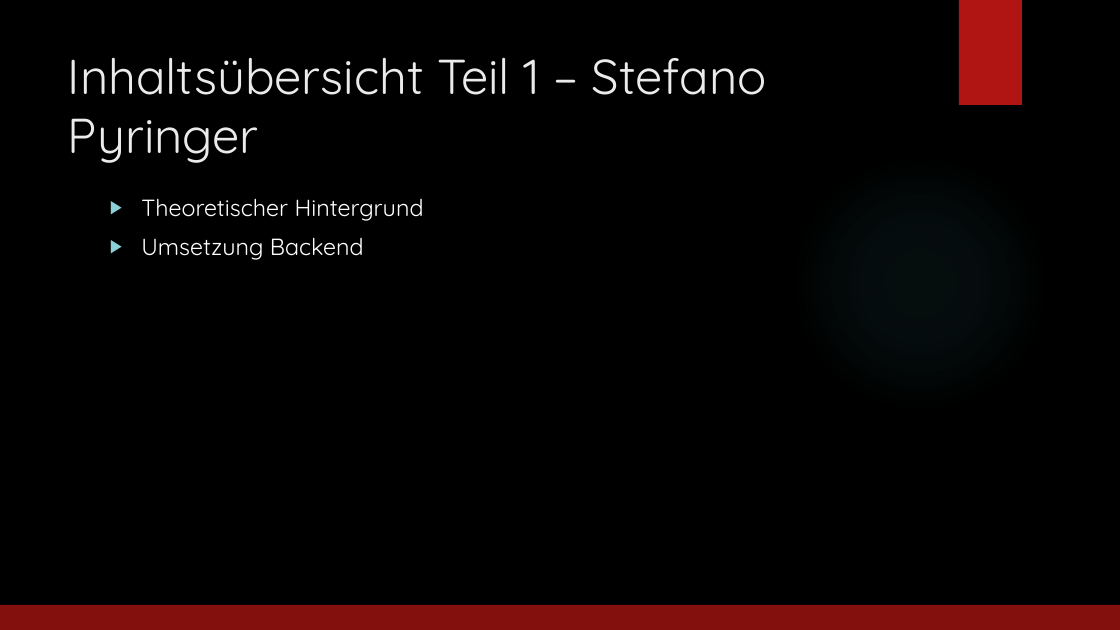
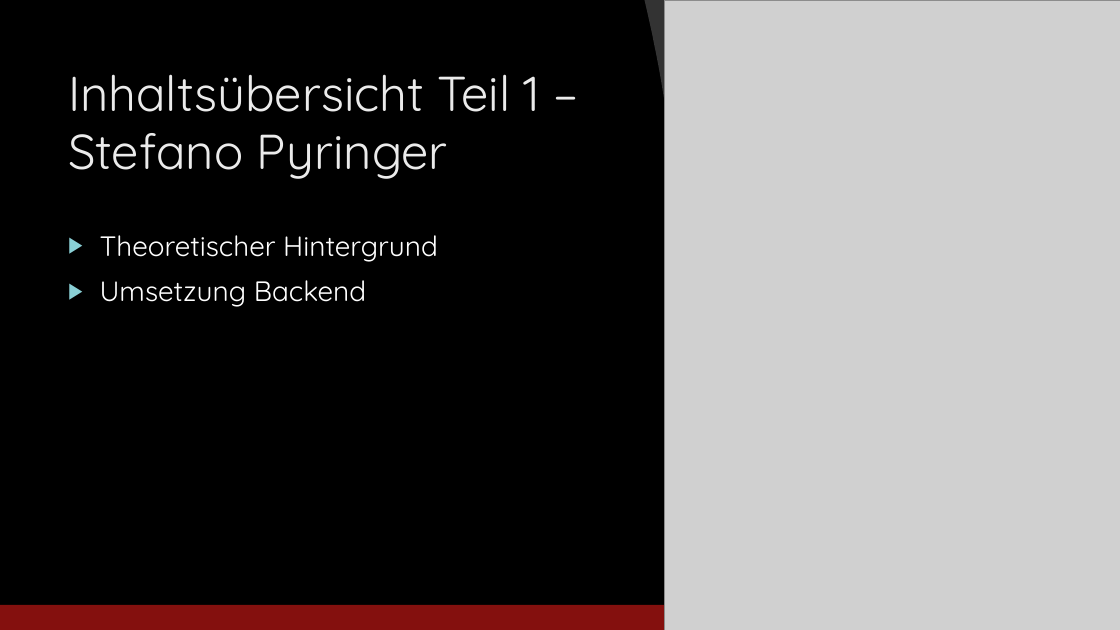
Before and after one commit to jfuerlinger/htl-da-2021_22-feedback-app, a slide deck: slide 4 of Praesentation/Praesentation_Diplomarbeit_FeedbackApp.pptx. Drawn at 1120x630 pixels with LibreOffice and Linux fonts; fonts in the diff are those of the drawing; grey boxes stand for pictures; background and template pictures are left out. Boxes give left, top, right and bottom in pixels: in the first picture for what was removed or moved away, otherwise in the second. Text is boxed around its words. In the diff, an @@ line names an element or a change of style, - is before the commit and + after.

```diff
--- a/Praesentation/Praesentation_Diplomarbeit_FeedbackApp.pptx
+++ b/Praesentation/Praesentation_Diplomarbeit_FeedbackApp.pptx
@@ freeform shape added at [644,0,696,341], fill #FFFFFF at 20% opacity @@
@@ picture added at [665,0,1120,630] @@
@@ title "Inhaltsübersicht Teil 1 – Stefano ..." rewrapped from [68,57,767,163] to [68,74,540,179] @@
@@ ellipse removed at [791,154,1049,413] @@
@@ text "Theoretischer Hintergrund": place and size @@
-text "Theoretischer Hintergrund" at [141,199,424,260]
+text "Theoretischer Hintergrund" at [100,235,438,307]
@@ text "Theoretischer Hintergrund" at [100,235,438,307]: size 20 to 24 pt @@
```
Also in this commit, not shown: 3 other slides changed, 1 slide added, 1 slide removed.
